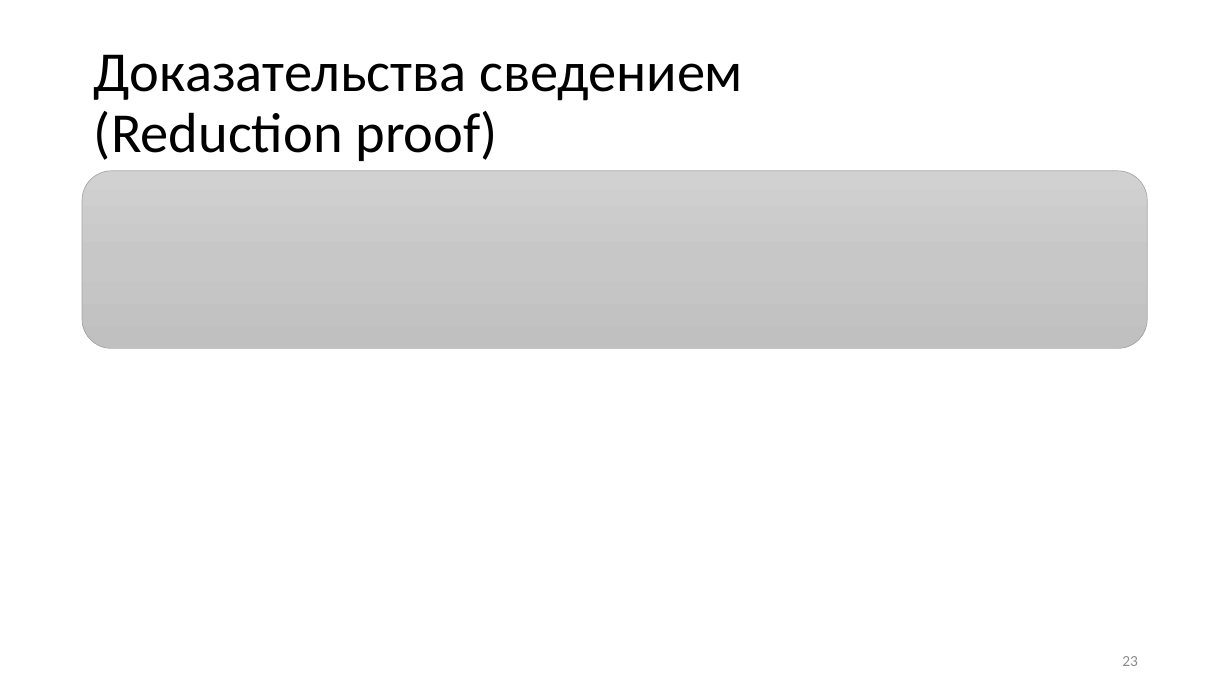
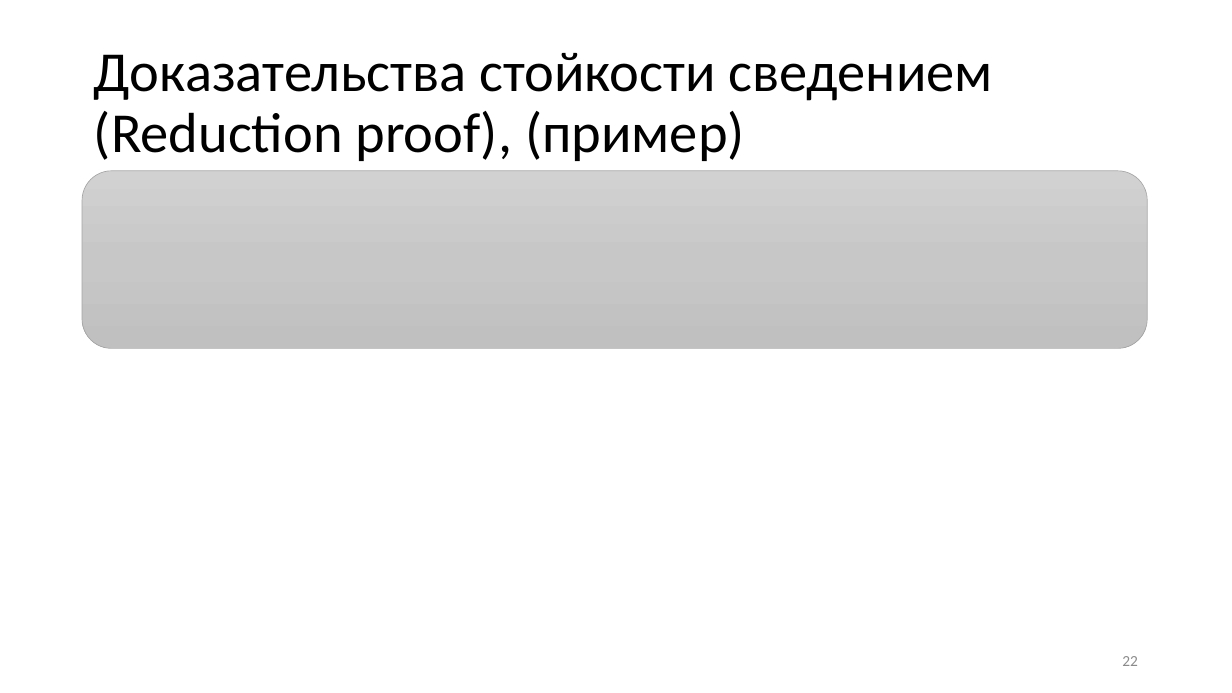
Before and after one commit to CryptoCourse/CryptoLectures, a slide deck: slide 22 of Lectures/Lecture1-b.pptx (slide 23 before the commit). Drawn at 1232x693 pixels with LibreOffice and Linux fonts; fonts in the diff are those of the drawing; grey boxes stand for pictures. Boxes give left, top, right and bottom in pixels: in the first picture for what was removed or moved away, otherwise in the second. Text is boxed around its words. In the diff, an @@ line names an element or a change of style, - is before the commit and + after.

```diff
--- a/Lectures/Lecture1-b.pptx
+++ b/Lectures/Lecture1-b.pptx
@@ title at (94, 53, 993, 161): text changed @@
-Доказательства сведением
-(Reduction proof)
+Доказательства стойкости сведением
+(Reduction proof), (пример)
@@ page number at (1122, 656, 1138, 666): text changed @@
-23
+22
```
Also in this commit, not shown: 10 other slides changed, 1 other file.
